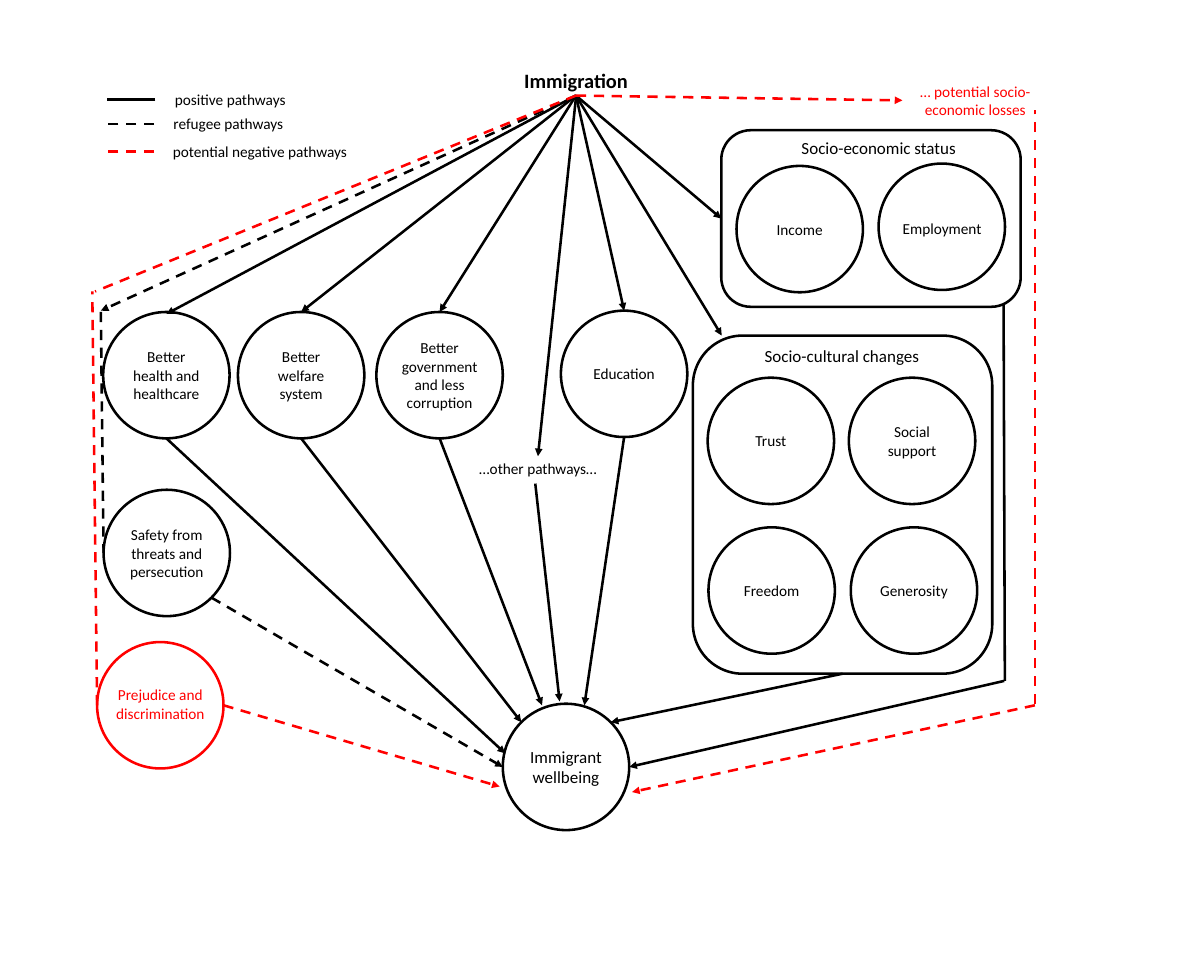
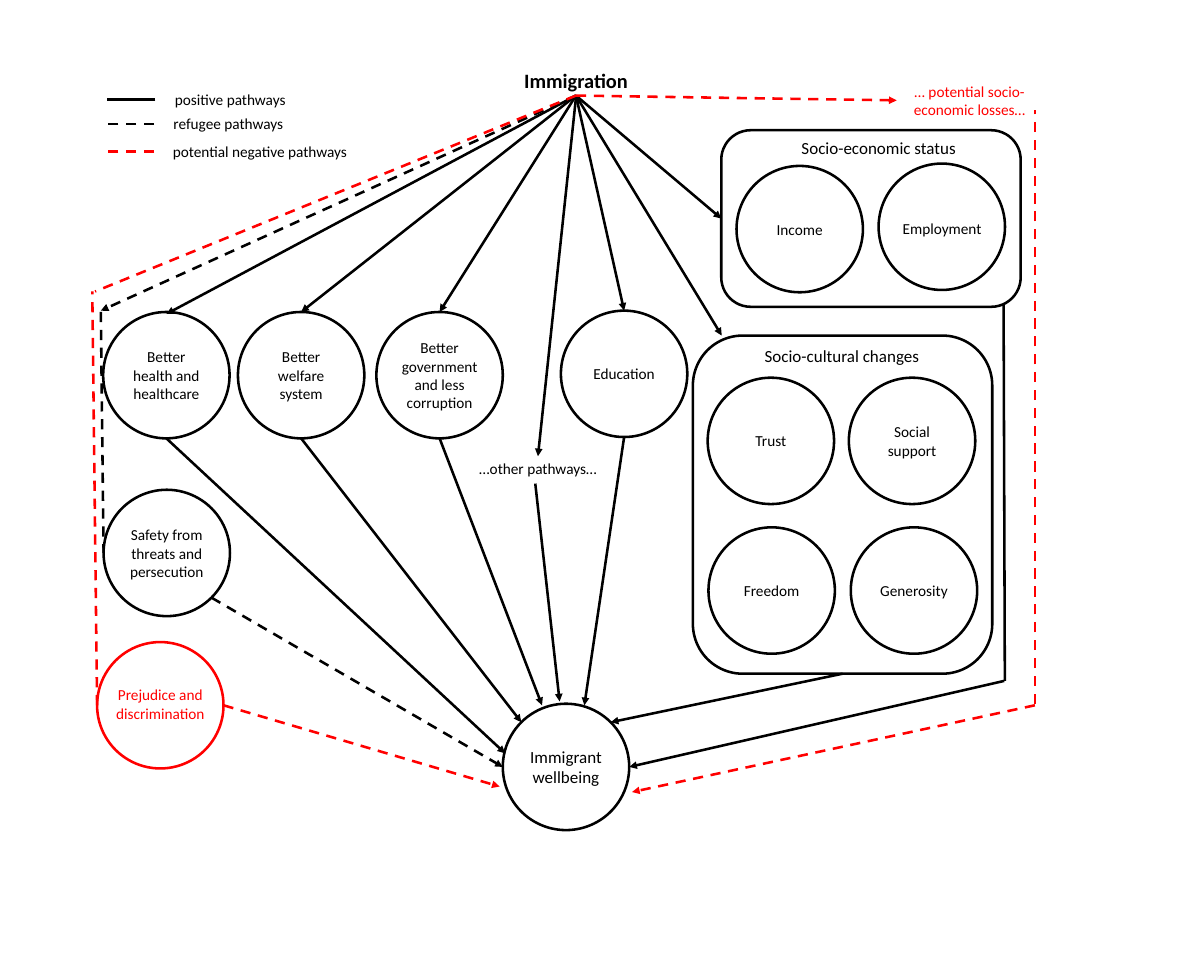
Before and after one commit to Happier-Lives-Institute/Shallow-Immigration-Report-For-FP, a slide deck: slide 3 of causalgraphs.pptx. Drawn at 1204x963 pixels with LibreOffice and Linux fonts; fonts in the diff are those of the drawing. Boxes give left, top, right and bottom in pixels: in the first picture for what was removed or moved away, otherwise in the second. Text is boxed around its words. In the diff, an @@ line names an element or a change of style, - is before the commit and + after.

```diff
--- a/causalgraphs.pptx
+++ b/causalgraphs.pptx
@@ text at (x1=914, y1=86, x2=1026, y2=115): text changed @@
-… potential socio-economic losses
+… potential socio-economic losses…
@@ arrow moved from (576, 95) - (902, 100) to (576, 95) - (896, 100) @@
```
Also in this commit, not shown: 1 other file.
